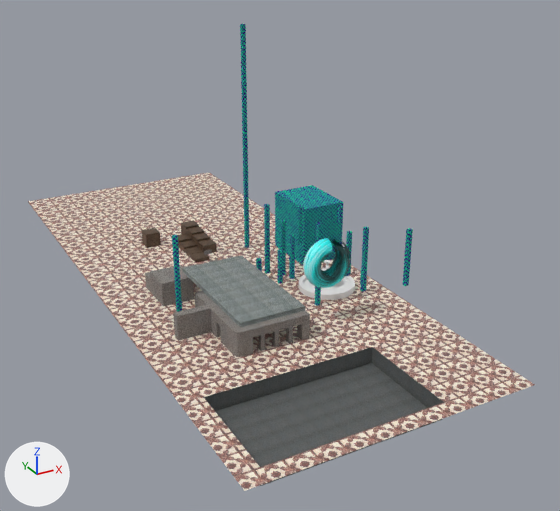
The Blender file raw/playtest-new-new.blend, before and after one commit.
Before and after are seen from a 50 mm lens placed at (-68.6, -155.3, 86.2), pointed at (17.2, 0.7, 8.3). Lighting does not change. The marker at lower left points along +X, +Y and +Z. The older version comes first.

Objects in the first picture: 'playtest.003-col', 'playtest.004-col', 'playtest.006-col', 'playtest.007-col', 'playtest.008-col', 'playtest.009-col', 'playtest.012-col' and 3 more.
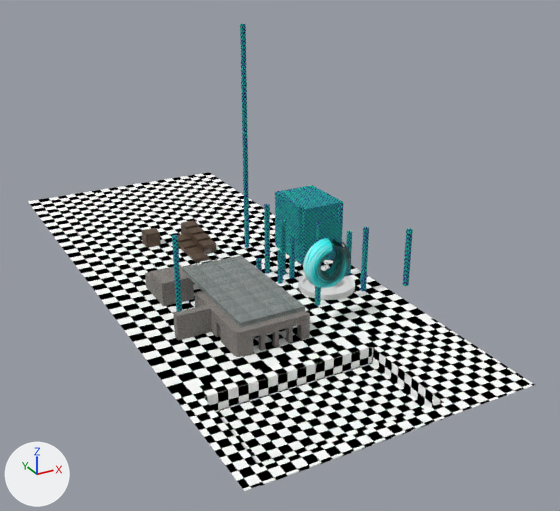
The change, as a diff of the scene's bpy script:
```diff
--- a/raw/playtest-new-new.blend.py
+++ b/raw/playtest-new-new.blend.py
@@ img_flr_4pxtile_png @@
+img_flr_4pxtile_png = load_image('FLR_4PXTILE.png', '../gammaproject/assets/textures/FLR_4PXTILE.png', 24, 24, 'sRGB')
@@ mat_img_flr_4pxtile_png @@
+mat_img_flr_4pxtile_png = principled_material('IMG_FLR_4PXTILE.png')
+mat_img_flr_4pxtile_png.texture = img_flr_4pxtile_png
+mat_img_flr_4pxtile_png.roughness = 1.0
+mat_img_flr_4pxtile_png.specular_ior_level = 0.0
@@ me_playtest_new_016_col @@
 me_playtest_new_016_col.from_pydata(...)  # 287 vertices, 251 faces; spans x -33.0..32.0, y -93.0..67.0, z -4.0..0.0
 # used by ob_playtest_007_col; location = (7.8, 28.9, -0.1)
+# me_playtest_new_016_col part 1: all 246 faces that had it switch from mat_img_flr_tile10_jpg (picture img_flr_tile10_jpg) to mat_img_flr_4pxtile_png (picture img_flr_4pxtile_png)
+# me_playtest_new_016_col part 2: all 5 faces that had it switch from mat_img_cnk_darkconcrete01_jpg (picture img_cnk_darkconcrete01_jpg_001) to mat_img_flr_4pxtile_png (picture img_flr_4pxtile_png)
+# me_playtest_new_016_col part 3: texture (UV) coordinates of 251 of 251 faces, centred in x -30.0..29.0, y -91.0..64.0, z -4.0..0.0, changed; they spanned u -15.0..15.0, v -15.0..13.7 and now span u -19.75..19.75, v -20.64..1.0
```

Location of each change, (x1, y1, x2, y2) in pixels of the pictures (560 x 511 px):
'playtest.007-col', recoloured, surface changed
    both: (28, 172, 535, 491)
part 1 of me_playtest_new_016_col, recoloured
    both: (28, 172, 535, 491)
part 2 of me_playtest_new_016_col, recoloured
    both: (204, 347, 444, 486)
part 3 of me_playtest_new_016_col, surface changed
    both: (28, 172, 535, 491)
